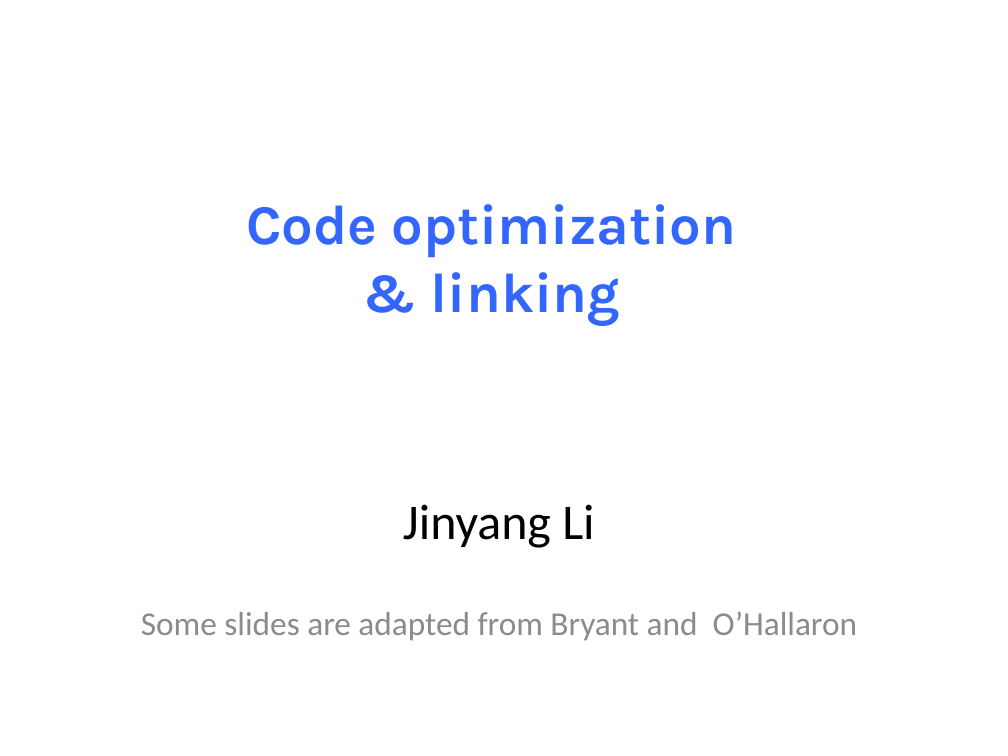
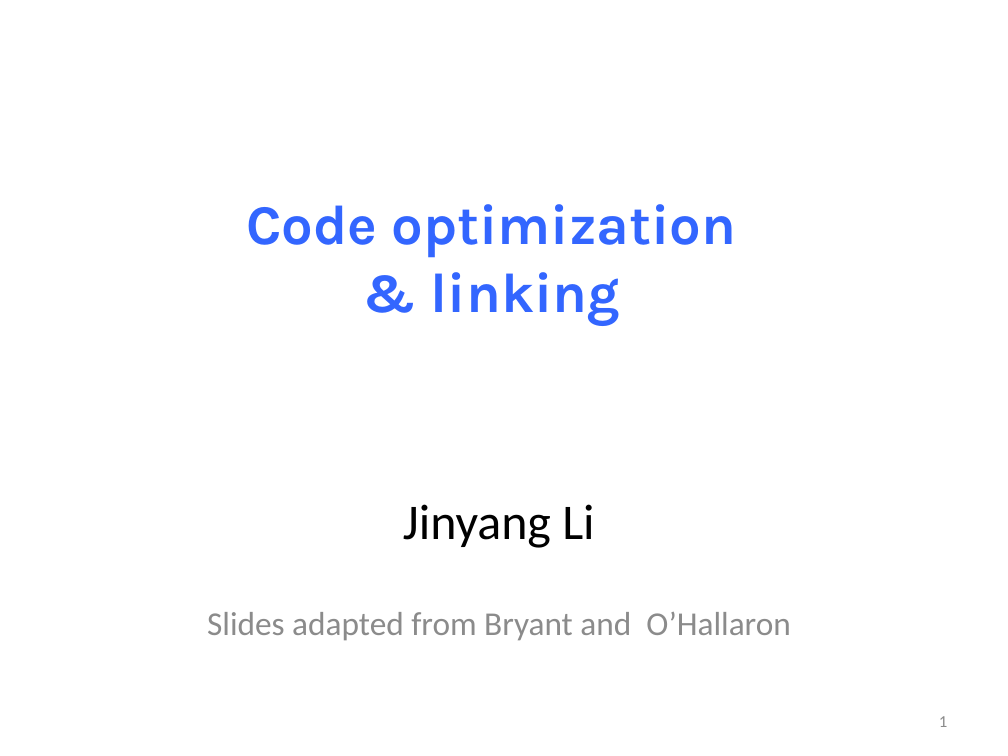
Before and after one commit to NYU-CSO/nyu-cso.github.io, a slide deck: slide 1 of notes/13-optimization-linking.pptx. Drawn at 1008x756 pixels with LibreOffice and Linux fonts; fonts in the diff are those of the drawing. Boxes give left, top, right and bottom in pixels: in the first picture for what was removed or moved away, otherwise in the second. Text is boxed around its words. In the diff, an @@ line names an element or a change of style, - is before the commit and + after.

```diff
--- a/notes/13-optimization-linking.pptx
+++ b/notes/13-optimization-linking.pptx
@@ subtitle at bbox=[207, 612, 791, 641]: text changed @@
-Some slides are adapted from Bryant and O’Hallaron
+Slides adapted from Bryant and O’Hallaron
@@ page number added at bbox=[939, 716, 947, 727], 12 pt, text #8C8C8C @@
+1
```
Also in this commit, not shown: 39 other slides changed, 2 slides added, 3 other files.
